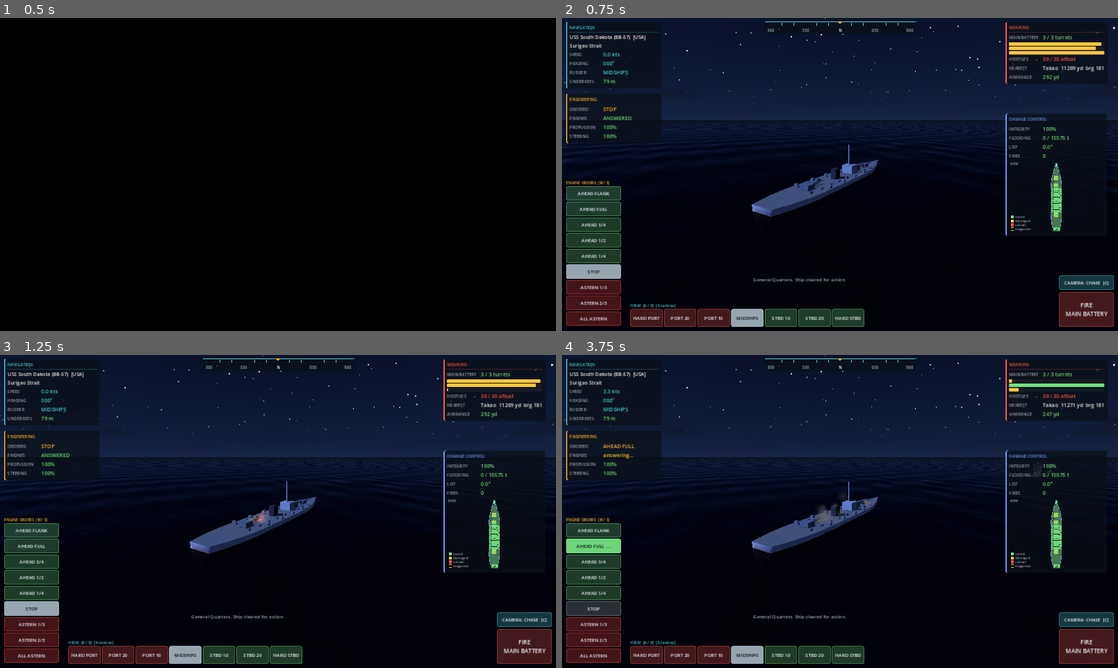
Above: before the commit, frames 1-4 (two rows, left to right).
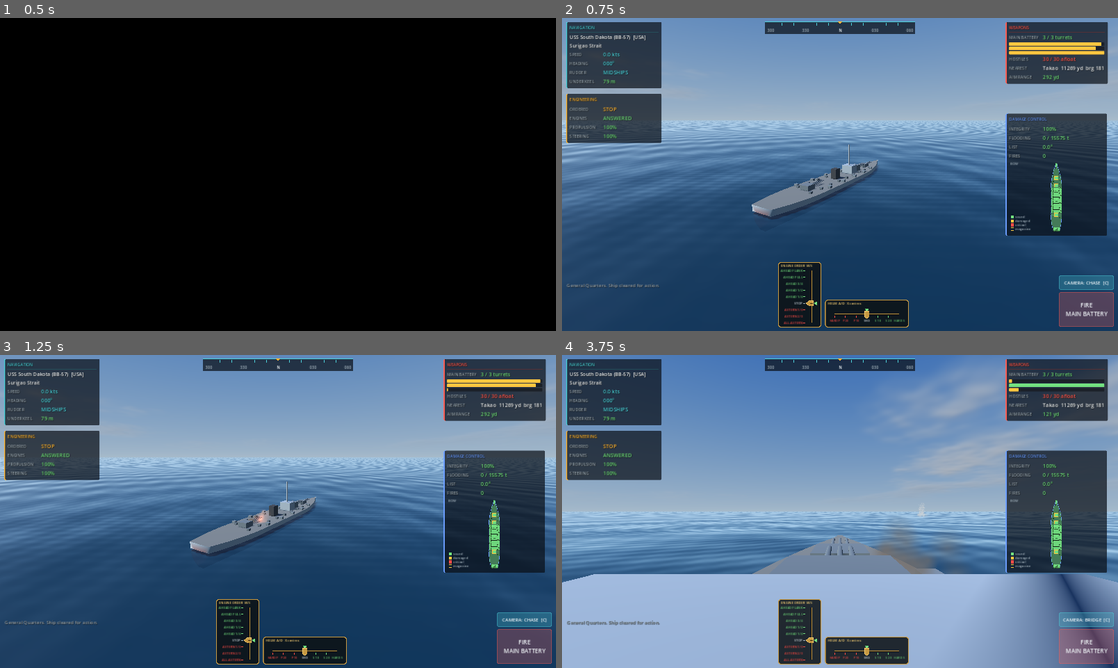
Above: after the commit, the same moments.

Repository: KWKoch/HullDown
Game: Godot game, scene res://scenes/title_cinematic.tscn
Same seed, same stepped clock (60 frames per second), same inputs: the game is played once before the commit and once after it.
Inputs (mouse positions are in pixels of both pictures, inside the frame that each line leads up to):
- Up to frame 1 (0.5 s): no input
- Up to frame 2 (0.75 s): tap Enter at 0.5 s; move the mouse to (962, 158) at 0.52 s; hold D (rudder_right) from 0.53 s (still down); tap X at 0.6 s; click (962, 158) at 0.67 s
- Up to frame 3 (1.25 s): keep holding D (rudder_right); tap Space at 0.77 s
- Up to frame 4 (3.75 s): release D (rudder_right) at 1.25 s; click "AHEAD FLANK" (after the commit: "CAMERA: CHASE [C]") at 1.25 s; click "AHEAD FLANK ..." (after the commit: "CAMERA: BROADSIDE [C]") at 2 s; click "FIRE MAIN BATTERY" at 2.75 s; click "AHEAD FULL" (after the commit: "CAMERA: OVERHEAD [C]") at 3.5 s

Frame 1 is identical in both runs. In frame 2, 96% of the frame differs, in the area x 0-100%, y 0-100%; in frame 3, 96%; in frame 4, 97%.

Commit message:
Brass lever telegraph and helm gauges centred at bottom; hard ceasefire in peace mode; daylight default for UI testing
Co-Authored-By: Claude Sonnet 5.5 <noreply@anthropic.com>
Claude-Session: https://claude.ai/code/session_01LqtTQ2aJhkQrxi4uazJqin

Diff:
--- a/scripts/combat/gunnery.gd
+++ b/scripts/combat/gunnery.gd
@@ -4,6 +4,7 @@
 ## destroyed turret stops firing and a damaged one reloads slower. Solutions are found by
 ## integrating the same ballistics Shell uses, so aiming accounts for drag and gravity.
 
+static var ceasefire := false     ## when true, only the player's ship may fire (UI testing)
 var ship: Ship
 var gun: Dictionary
 var reload_left := {}        ## Compartment -> seconds until ready
@@ -29,7 +30,7 @@
 
 ## Fires every ready turret at `target_pos` (world). `target_vel` leads a moving target.
 func fire_at(target_pos: Vector3, target_vel: Vector3) -> int:
-	if gun.is_empty() or ship.sunk:
+	if gun.is_empty() or ship.sunk or (ceasefire and not ship.is_player):
 		return 0
 	var fired := 0
 	for t in reload_left:
--- a/scripts/game/testbed.gd
+++ b/scripts/game/testbed.gd
@@ -47,6 +47,7 @@
 		ground_id = args[0]
 	_report_on = args.has("--report")
 	peace = not (args.has("--hot") or args.has("--report") or args.has("--auto"))
+	Gunnery.ceasefire = peace
 	_build_world()
 	_spawn_fleet()
 	_build_hud()
@@ -68,6 +69,8 @@
 	var weather: String = ground.get("weather", "clear")
 	# Test overrides: --time 14  --weather overcast
 	var cl := OS.get_cmdline_user_args()
+	if peace:
+		tod = 12.0           # UI testing is done in daylight; --time overrides
 	var ti := cl.find("--time")
 	if ti >= 0 and ti + 1 < cl.size():
 		tod = float(cl[ti + 1])
@@ -400,6 +403,10 @@
 		return
 	if _report_on:
 		_report(delta)
+	if OS.get_cmdline_user_args().has("--stat"):
+		_sim_t += delta
+		if fmod(_sim_t, 10.0) < delta:
+			print("[stat %ds] shells %d  hits on anyone %d  player damaged parts %d" % [int(_sim_t), get_tree().get_nodes_in_group("shells").size(), Shell.total_hits, _count_dead(player)])
 	if not player.sunk:
 		if touch_aiming:
 			aim_point = touch_aim_world
--- /dev/null
+++ b/scripts/ui/detent_gauge.gd
@@ -0,0 +1,135 @@
+class_name DetentGauge
+extends Control
+## A bridge-style order gauge: a brass-bezelled scale with fixed detents, a lever that slides
+## to the ordered detent (drag it or tap a detent), and a reply pointer showing what the
+## engine room / rudder is actually doing. Used for the engine order telegraph (vertical)
+## and the helm (horizontal). Works the same with mouse and touch.
+
+signal picked(idx: int)
+
+const BRASS := Color(0.78, 0.60, 0.26)
+const BRASS_LIGHT := Color(0.95, 0.80, 0.45)
+const FACE := Color(0.05, 0.07, 0.08, 0.86)
+
+var vertical := true
+var title := ""
+var labels: Array[String] = []
+var colors: Array[Color] = []
+var ordered := 0
+var reply := 0.0            ## fractional detent index where the reply pointer sits
+var reply_matches := true
+var _vis := 0.0             ## animated lever position (fractional index)
+var _drag := false
+var _t := 0.0
+var _bezel: StyleBoxFlat
+
+
+func setup(p_title: String, p_vertical: bool, p_labels: Array[String], p_colors: Array[Color], start: int) -> void:
+	title = p_title
+	vertical = p_vertical
+	labels = p_labels
+	colors = p_colors
+	ordered = start
+	_vis = float(start)
+	reply = float(start)
+	mouse_filter = Control.MOUSE_FILTER_STOP
+	_bezel = StyleBoxFlat.new()
+	_bezel.bg_color = FACE
+	_bezel.border_color = BRASS
+	_bezel.set_border_width_all(3)
+	_bezel.set_corner_radius_all(10)
+
+
+func _n() -> int:
+	return labels.size()
+
+
+func _track() -> Array[float]:
+	## [start, end] coordinates of the first and last detent along the long axis.
+	if vertical:
+		return [30.0, size.y - 16.0]
+	return [34.0, size.x - 34.0]
+
+
+func _coord(idx: float) -> float:
+	var t := _track()
+	return lerpf(t[0], t[1], idx / maxf(float(_n() - 1), 1.0))
+
+
+func _gui_input(e: InputEvent) -> void:
+	if e is InputEventMouseButton and (e as InputEventMouseButton).button_index == MOUSE_BUTTON_LEFT:
+		_drag = (e as InputEventMouseButton).pressed
+		if _drag:
+			_pick((e as InputEventMouseButton).position)
+		accept_event()
+	elif e is InputEventMouseMotion and _drag:
+		_pick((e as InputEventMouseMotion).position)
+		accept_event()
+
+
+func _pick(p: Vector2) -> void:
+	var t := _track()
+	var along := p.y if vertical else p.x
+	var f := (along - t[0]) / (t[1] - t[0])
+	var idx := clampi(roundi(f * float(_n() - 1)), 0, _n() - 1)
+	picked.emit(idx)
+
+
+func _process(delta: float) -> void:
+	_t += delta
+	_vis = move_toward(_vis, float(ordered), delta * 14.0)
+	queue_redraw()
+
+
+func _draw() -> void:
+	if _bezel == null:
+		return
+	var font := ThemeDB.fallback_font
+	draw_style_box(_bezel, Rect2(Vector2.ZERO, size))
+	draw_string(font, Vector2(10, 17), title, HORIZONTAL_ALIGNMENT_LEFT, -1, 11, BRASS_LIGHT)
+	var n := _n()
+	if vertical:
+		var tx := size.x - 34.0
+		# Slot the lever rides in.
+		draw_rect(Rect2(tx - 3, _coord(0), 6, _coord(n - 1) - _coord(0)), Color(0.0, 0.0, 0.0, 0.7))
+		draw_rect(Rect2(tx - 1, _coord(0), 2, _coord(n - 1) - _coord(0)), BRASS)
+		for i in n:
+			var y := _coord(i)
+			var on := i == ordered
+			var c := colors[i]
+			draw_line(Vector2(tx - 28, y), Vector2(tx - 22, y), c, 2.0)
+			var col := c.lightened(0.35) if on else c.darkened(0.15)
+			var ts := font.get_string_size(labels[i], HORIZONTAL_ALIGNMENT_LEFT, -1, 11)
+			draw_string(font, Vector2(tx - 32 - ts.x, y + 4), labels[i], HORIZONTAL_ALIGNMENT_LEFT, -1, 11, col)
+		# Reply pointer (engine room's answer) on the right of the slot.
+		var ry := _coord(reply)
+		var rc := Color(0.45, 0.88, 0.5) if reply_matches else Color(1.0, 0.78, 0.25, 0.55 + 0.45 * sin(_t * 9.0))
+		draw_colored_polygon(PackedVector2Array([Vector2(tx + 7, ry), Vector2(tx + 19, ry - 7), Vector2(tx + 19, ry + 7)]), rc)
+		# The lever: brass handle with a pointer wedge touching the ordered detent.
+		var ly := _coord(_vis)
+		draw_colored_polygon(PackedVector2Array([Vector2(tx - 20, ly), Vector2(tx - 8, ly - 9), Vector2(tx + 6, ly - 9),
+			Vector2(tx + 6, ly + 9), Vector2(tx - 8, ly + 9)]), BRASS)
+		draw_polyline(PackedVector2Array([Vector2(tx - 20, ly), Vector2(tx - 8, ly - 9), Vector2(tx + 6, ly - 9),
+			Vector2(tx + 6, ly + 9), Vector2(tx - 8, ly + 9), Vector2(tx - 20, ly)]), BRASS_LIGHT, 1.5)
+		draw_line(Vector2(tx - 5, ly), Vector2(tx + 4, ly), Color(0.2, 0.14, 0.05), 2.0)
+	else:
+		var ty := 50.0
+		draw_rect(Rect2(_coord(0), ty - 3, _coord(n - 1) - _coord(0), 6), Color(0.0, 0.0, 0.0, 0.7))
+		draw_rect(Rect2(_coord(0), ty - 1, _coord(n - 1) - _coord(0), 2), BRASS)
+		for i in n:
+			var x := _coord(i)
+			var on := i == ordered
+			var c := colors[i]
+			draw_line(Vector2(x, ty + 5), Vector2(x, ty + 13), c, 2.0)
+			var col := c.lightened(0.35) if on else c.darkened(0.15)
+			var ts := font.get_string_size(labels[i], HORIZONTAL_ALIGNMENT_LEFT, -1, 10)
+			draw_string(font, Vector2(x - ts.x * 0.5, ty + 26), labels[i], HORIZONTAL_ALIGNMENT_LEFT, -1, 10, col)
+		# Actual rudder pointer above the slot.
+		var rx := _coord(reply)
+		var rc2 := Color(0.45, 0.88, 0.5) if reply_matches else Color(1.0, 0.78, 0.25)
+		draw_colored_polygon(PackedVector2Array([Vector2(rx, ty - 7), Vector2(rx - 7, ty - 19), Vector2(rx + 7, ty - 19)]), rc2)
+		var lx := _coord(_vis)
+		draw_colored_polygon(PackedVector2Array([Vector2(lx - 8, ty - 11), Vector2(lx + 8, ty - 11), Vector2(lx + 8, ty + 9),
+			Vector2(lx, ty + 15), Vector2(lx - 8, ty + 9)]), BRASS)
+		draw_polyline(PackedVector2Array([Vector2(lx - 8, ty - 11), Vector2(lx + 8, ty - 11), Vector2(lx + 8, ty + 9),
+			Vector2(lx, ty + 15), Vector2(lx - 8, ty + 9), Vector2(lx - 8, ty - 11)]), BRASS_LIGHT, 1.5)
--- a/scripts/ui/hud.gd
+++ b/scripts/ui/hud.gd
@@ -30,8 +30,8 @@
 
 var _values: Dictionary = {}          ## key -> Label
 var _ui_controls: Array[Control] = []
-var _telegraph_buttons: Array[Button] = []
-var _helm_buttons: Array[Button] = []
+var _telegraph: DetentGauge
+var _helm: DetentGauge
 var _fire_button: Button
 var _cam_button: Button
 var _compass: Control
@@ -180,8 +180,8 @@
 
 	# Event log (bottom centre)
 	_log_box = VBoxContainer.new()
-	_log_box.position = Vector2(1920.0 * 0.5 - 300.0, 1080.0 - 190.0)
-	_log_box.custom_minimum_size = Vector2(600, 0)
+	_log_box.position = Vector2(16.0, 1080.0 - 170.0)
+	_log_box.custom_minimum_size = Vector2(520, 0)
 	_log_box.mouse_filter = Control.MOUSE_FILTER_IGNORE
 	add_child(_log_box)
 
@@ -219,36 +219,31 @@
 
 
 func _build_controls() -> void:
-	# Engine order telegraph: a vertical column on the lower left (green ahead, grey stop, red astern).
-	var n: int = EngineTelegraph.ENGINE_ORDERS.size()
-	var bh := 50.0
-	var gap := 4.0
-	var top := 1080.0 - 14.0 - n * (bh + gap)
-	var cap := _label("ENGINE ORDERS  [W / S]", 13, C_ENG)
-	cap.position = Vector2(14, top - 22)
-	add_child(cap)
-	for i in n:
-		var order: Array = EngineTelegraph.ENGINE_ORDERS[i]
-		var col := C_GOOD if float(order[1]) > 0.0 else (C_DIM if float(order[1]) == 0.0 else C_BAD)
-		var b := _btn(String(order[0]), Vector2(190, bh), Vector2(14, top + i * (bh + gap)), col)
-		var idx := i
-		b.pressed.connect(func() -> void: controls.ring_engine(idx))
-		_telegraph_buttons.append(b)
-	# Helm: a row along the bottom (port on the left, starboard on the right, like looking forward).
-	var hn: int = EngineTelegraph.HELM_ORDERS.size()
-	var hw := 112.0
-	var hx := 236.0
-	var hy := 1080.0 - 14.0 - 62.0
-	var hcap := _label("HELM  [A / D]  [X centres]", 13, C_NAV)
-	hcap.position = Vector2(hx, hy - 22)
-	add_child(hcap)
-	for i in hn:
-		var h: Array = EngineTelegraph.HELM_ORDERS[i]
-		var col2 := C_WEP if float(h[1]) > 0.0 else (C_DIM if float(h[1]) == 0.0 else C_GOOD)
-		var hb := _btn(String(h[0]), Vector2(hw, 62), Vector2(hx + i * (hw + 4.0), hy), col2)
-		var hidx := i
-		hb.pressed.connect(func() -> void: controls.set_helm(hidx))
-		_helm_buttons.append(hb)
+	# Engine order telegraph and helm: small brass gauges, centred along the bottom edge so they
+	# sit in the periphery. Port is red and starboard green, as on the ship's navigation lights.
+	var el: Array[String] = []
+	var ec: Array[Color] = []
+	for o in EngineTelegraph.ENGINE_ORDERS:
+		el.append(String(o[0]))
+		ec.append(C_GOOD if float(o[1]) > 0.0 else (C_DIM if float(o[1]) == 0.0 else C_BAD))
+	_telegraph = DetentGauge.new()
+	_telegraph.size = Vector2(150, 226)
+	_telegraph.position = Vector2(960.0 - 214.0, 1080.0 - 12.0 - 226.0)
+	add_child(_telegraph)
+	_telegraph.setup("ENGINE ORDER  W/S", true, el, ec, controls.engine_ordered)
+	_telegraph.picked.connect(func(i: int) -> void: controls.ring_engine(i))
+	_ui_controls.append(_telegraph)
+	var hl: Array[String] = ["HARD P", "P 20", "P 10", "MID", "S 10", "S 20", "HARD S"]
+	var hc: Array[Color] = []
+	for o in EngineTelegraph.HELM_ORDERS:
+		hc.append(C_BAD if float(o[1]) > 0.0 else (C_DIM if float(o[1]) == 0.0 else C_GOOD))
+	_helm = DetentGauge.new()
+	_helm.size = Vector2(290, 96)
+	_helm.position = Vector2(960.0 - 214.0 + 150.0 + 12.0, 1080.0 - 12.0 - 96.0)
+	add_child(_helm)
+	_helm.setup("HELM  A/D   X centres", false, hl, hc, controls.helm_ordered)
+	_helm.picked.connect(func(i: int) -> void: controls.set_helm(i))
+	_ui_controls.append(_helm)
 	# Fire and camera on the lower right.
 	_fire_button = _btn("FIRE\nMAIN BATTERY", Vector2(190, 120), Vector2(1920.0 - 14.0 - 190.0, 1080.0 - 14.0 - 120.0), C_WEP)
 	_fire_button.add_theme_font_size_override("font_size", 20)
@@ -416,18 +411,22 @@
 
 
 func _update_buttons() -> void:
-	for i in _telegraph_buttons.size():
-		var order: Array = EngineTelegraph.ENGINE_ORDERS[i]
-		var col := C_GOOD if float(order[1]) > 0.0 else (C_DIM if float(order[1]) == 0.0 else C_BAD)
-		var b := _telegraph_buttons[i]
-		var active := i == controls.engine_ordered
-		_set_btn_colors(b, col, active)
-		# A small marker shows what the engine room is actually running while it catches up.
-		b.text = ("%s%s" % [String(order[0]), "" if controls.engine_answered == i or not active else "  ..."])
-	for i in _helm_buttons.size():
-		var h: Array = EngineTelegraph.HELM_ORDERS[i]
-		var col2 := C_WEP if float(h[1]) > 0.0 else (C_DIM if float(h[1]) == 0.0 else C_GOOD)
-		_set_btn_colors(_helm_buttons[i], col2, i == controls.helm_ordered)
+	_telegraph.ordered = controls.engine_ordered
+	_telegraph.reply = float(controls.engine_answered)
+	_telegraph.reply_matches = controls.engine_answered == controls.engine_ordered
+	_helm.ordered = controls.helm_ordered
+	# Actual rudder position as a fractional detent index (piecewise between the detent values).
+	var r := ship.rudder
+	var hv: Array = EngineTelegraph.HELM_ORDERS
+	var fi := float(hv.size() - 1)
+	for i in hv.size() - 1:
+		var hi_v: float = hv[i][1]
+		var lo_v: float = hv[i + 1][1]
+		if r <= hi_v and r >= lo_v:
+			fi = float(i) + (hi_v - r) / maxf(hi_v - lo_v, 0.0001)
+			break
+	_helm.reply = fi
+	_helm.reply_matches = absf(r - float(hv[controls.helm_ordered][1])) < 0.02
 
 
 func _update_alerts() -> void:
Not shown, added: scripts/ui/detent_gauge.gd.uid
Not shown, changed: docs/index.html
Not shown, changed: docs/index.pck
